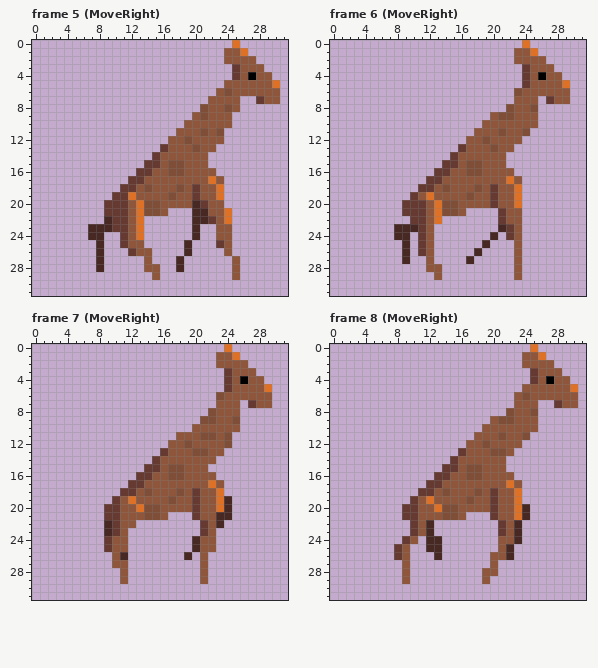
Pixel-art file: assets/images/characters/giraffe/giraffe.aseprite. Above, as it was before the edit.
32x32 pixels, 18 frames. Shown: frame 5 (MoveRight), frame 6 (MoveRight), frame 7 (MoveRight), frame 8 (MoveRight). The commit also changed other frames, which this record leaves out.
The same view after the edit:
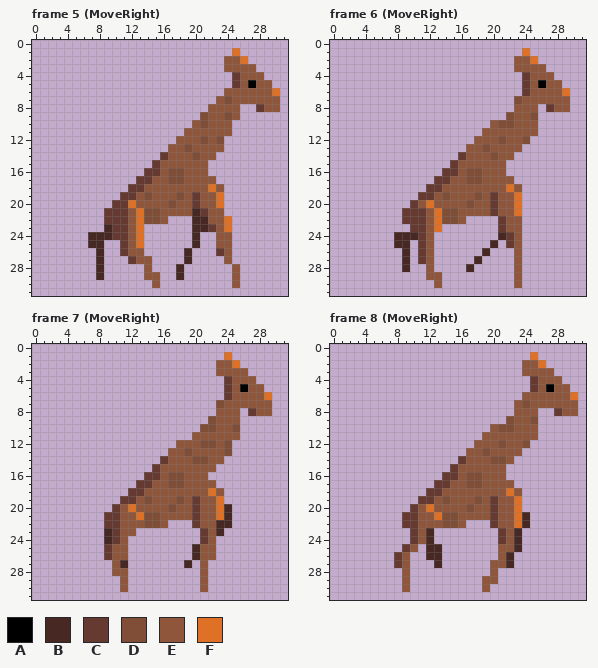
Palette (. is transparent): A #000000  B #482823  C #663931  D #804d36  E #8f563b  F #df7126
Difference:
Changed rows in their new state; - is an unchanged pixel.
Frame 5 (MoveRight):
first column x 7:
 0 ------------------.-----
 1 -----------------.F.----
 2 -------------------F.---
 3 -----------------EE--.--
 4 --------------------E-.-
 5 -----------------.C-A--.
 6 ----------------.E-----F
 7 ---------------.-D-EEE--
 8 --------------.--E---CEE
 9 -------------.---DE-----
10 ------------.-D---------
11 -----------.--E-EE------
12 ----------.-E-D-D-------
13 ---------.--DE--E-------
14 --------.C---D-E--------
15 -------.--EE------------
16 ------.-C------.--------
17 -----.-C--DD---E.-------
18 ----.-CE---E-E-FE-------
19 ---.-C-D--ED------------
20 --.--FEEE-D--CE-F-------
21 ----------EEE-C--.------
22 --C----DDE-----E--------
23 ..------------BC-F------
24 --BC--------------------
25 B-----F-----.B--E-------
26 ----CE-.--------C-------
27 -----CE----.B----E.-----
28 --------.---------------
29 -B-----E---B------------
30 --------E---------E-----
Frame 6 (MoveRight):
first column x 8:
 0 ----------------.-----
 1 ---------------.F.----
 2 -----------------F.---
 3 ---------------EE--.--
 4 ------------------E-.-
 5 ------------------A--.
 6 ---------------.C----F
 7 ---------------D--EE--
 8 --------------.--E-CEE
 9 ------------..---D----
10 -----------.-DD-------
11 ----------.--E--EE----
12 ---------.-E-D--D-----
13 --------.--DE--E------
14 -------.C---D-E-------
15 ------.--EE-----------
16 -----.-C------.-------
17 ----.-C--DD---E.------
18 ---.-CE---E-E-FE------
19 --.CC-D--ED-----------
20 -.-EFEEE-D------------
21 ---------EEECE-F------
22 -C----DDE-------------
23 ..C--F-------CE-------
24 --B---------.B--------
25 B----------.B-C-------
26 ----------.B----------
27 ---C-----.B-----------
28 -B---.---B------------
29 ----E-----------------
30 -----E---------E------
Frame 7 (MoveRight):
first column x 9:
 0 ---------------.-----
 1 --------------.F.----
 2 ----------------F.---
 3 --------------EE--.--
 4 -----------------E-.-
 5 -----------------A--.
 6 --------------.C----F
 7 --------------D--EE--
 8 -------------.----CEE
 9 ------------.---E----
10 -----------.DD--D----
11 ---------..-EE-EE----
12 --------.-E-DD-------
13 -------.--DEE--D-----
14 ------.C---DD-E------
15 -----.--EE---E-------
16 ----.-C------.-------
17 ---.-C--DD---E.------
18 --.-CE---E-E-FE------
19 -.CC-D--ED-----.-----
20 .--FEEE-D------------
21 ----F---EEE---F------
22 C---EDDE---CE--B-----
23 ---E----------B------
24 BC---------.C--------
26 C-E-------.B-E-------
27 --B-------B----------
28 -E-------------------
30 --E---------E--------
Frame 8 (MoveRight):
first column x 8:
 0 -----------------.-----
 1 ----------------.F.----
 2 ------------------F.---
 3 ----------------EE--.--
 4 -------------------E-.-
 5 ----------------.C-A--.
 6 ---------------.E-----F
 7 ----------------D-EEE--
 8 --------------.--E--CEE
 9 ------------..---D-----
10 -----------.-DD--------
11 ----------.--E--EE-----
12 ---------.-E-D--D------
13 --------.--DEE-E-------
14 -------.C---DDE--------
15 ------.--EE------------
16 -----.-C------.--------
17 ----.-C--DD---E.-------
18 ---.-CE---E-E-FE-------
19 --.CC-D--ED------------
20 -.--FEEE-D------.------
21 -----F---EEE-----------
22 -C--EEDDE---CE-FB------
24 -.CE-.-------C---------
25 .CE-----------EB-------
26 ----B-------.----------
27 C----B-------EB--------
28 -----------.-----------
29 ------------E----------
30 -E---------E-----------
Where, in picture pixels (left, top, right, bottom), the same in both pictures:
changed: (88, 40, 280, 288)
changed: (394, 40, 570, 288)
changed: (104, 344, 272, 592)
changed: (394, 344, 578, 592)
